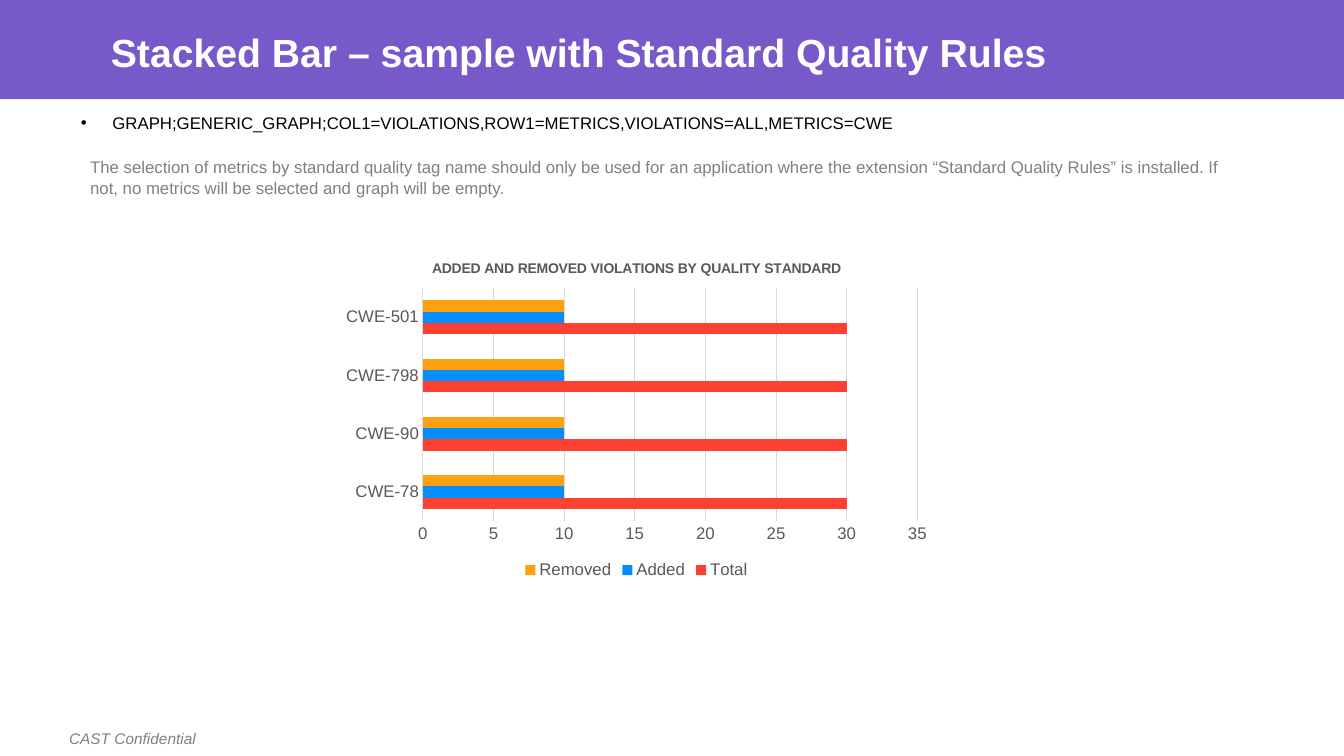
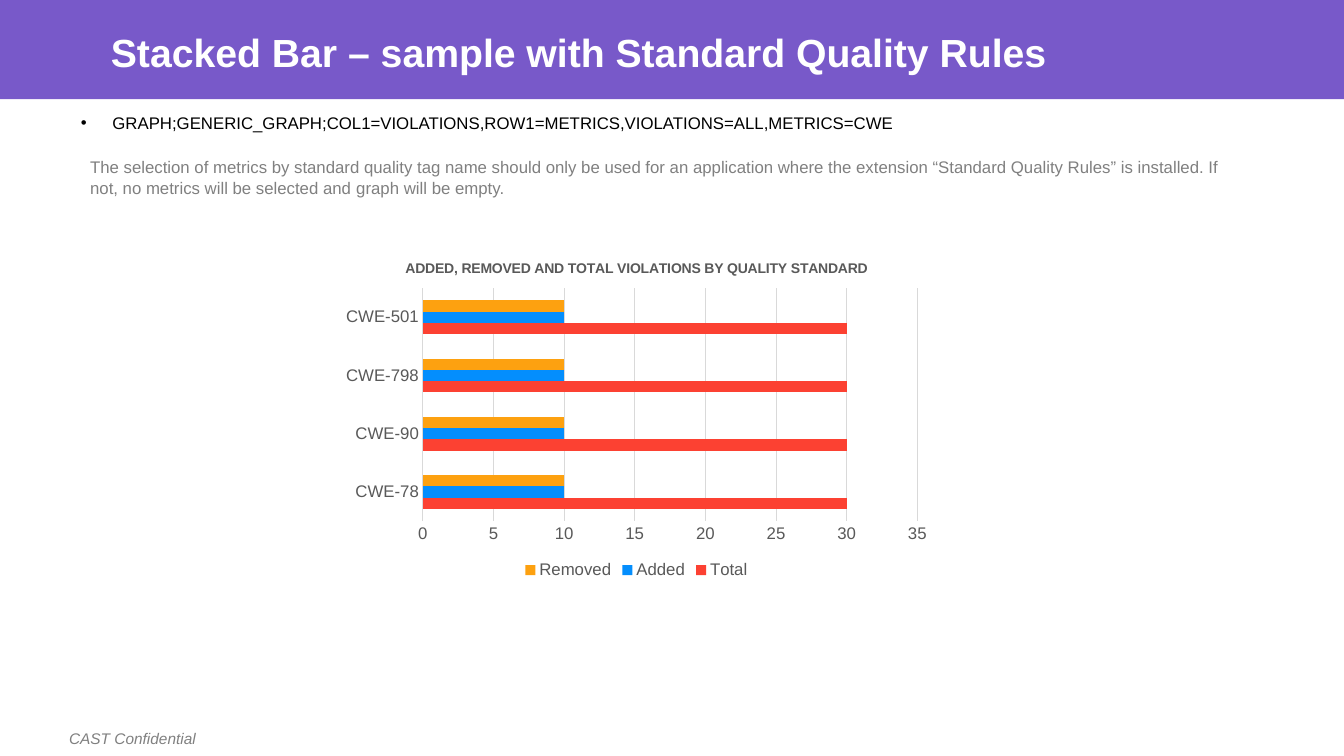
Before and after one commit to CAST-projects/ReportGenerator, a slide deck: slide 7 of CastReporting.Reporting/TemplatesFiles/Generic Graph Definition.pptx. Drawn at 1344x756 pixels with LibreOffice and Linux fonts; fonts in the diff are those of the drawing; background and template pictures are left out. Boxes give left, top, right and bottom in pixels: in the first picture for what was removed or moved away, otherwise in the second. Text is boxed around its words. In the diff, an @@ line names an element or a change of style, - is before the commit and + after.

Commit message:
REPORTGEN-352 : Change title of a graph

```diff
--- a/CastReporting.Reporting/TemplatesFiles/Generic Graph Definition.pptx
+++ b/CastReporting.Reporting/TemplatesFiles/Generic Graph Definition.pptx
@@ bar chart at <box>334,243,939,583</box> @@
@@ title "ADDED AND REMOVED VIOLATIONS BY QUALITY STANDARD " to "ADDED, REMOVED AND TOTAL VIOLATIONS BY QUALITY STANDARD " @@
```
Also in this commit, not shown: 1 other file.
